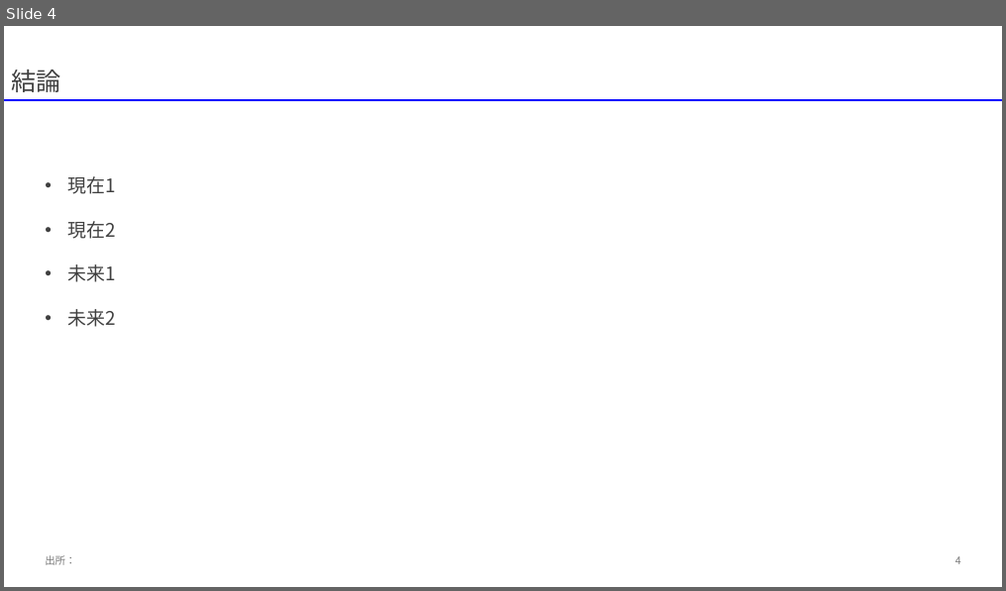
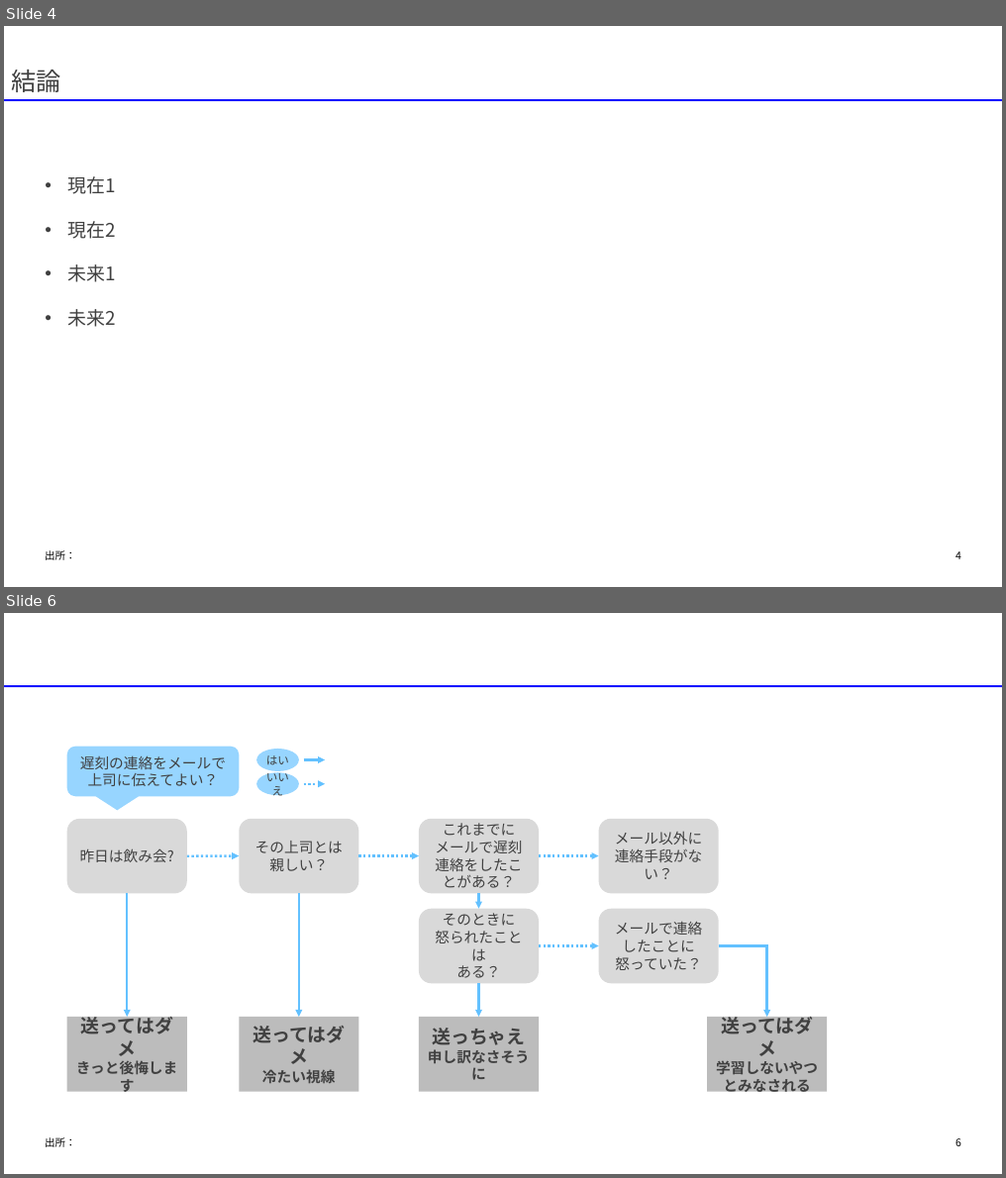
Before and after one commit to yuzucha16/dotfiles, a slide deck: office/Blank.potx. Shown one above the other, each under a label of ours: slide 4 before the commit, slides 4 and 6 after it; the slides between them are not shown. The pictures are 1006x591 and 1006x1178 pixels, drawn with LibreOffice and Linux fonts; fonts in the diff are those of the drawing. Boxes give left, top, right and bottom in pixels: in the first picture for what was removed or moved away, otherwise in the second. Text is boxed around its words. In the diff, an @@ line names an element or a change of style, - is before the commit and + after.

Commit message:
[ppt] Biz UDP font

```diff
--- a/office/Blank.potx
+++ b/office/Blank.potx
@@ slide 6 added at (x1=4, y1=613, x2=1002, y2=1174), background #FFFFFF @@
@@ line added from (4, 686) to (1002, 686), #0000FF 2.25 pt @@
@@ rounded speech box added at (x1=67, y1=747, x2=239, y2=796), fill #97D5FF, 14 pt, text #404040 @@
+遅刻の連絡をメールで上司に伝えてよい？
@@ ellipse added at (x1=257, y1=749, x2=299, y2=771), fill #97D5FF, 11 pt, text #404040 @@
+はい
@@ arrow added from (303, 760) to (325, 760), #63C1FF 2.25 pt @@
@@ ellipse added at (x1=257, y1=772, x2=299, y2=795), fill #97D5FF, 11 pt, text #404040 @@
+いいえ
@@ arrow added from (303, 784) to (325, 784), #63C1FF 2.25 pt dashed @@
@@ rounded rectangle added at (x1=67, y1=819, x2=187, y2=894), fill #D9D9D9, 14 pt, text #404040 @@
+昨日は飲み会?
@@ rounded rectangle added at (x1=239, y1=819, x2=358, y2=894), fill #D9D9D9, 14 pt, text #404040 @@
+その上司とは
+親しい？
@@ rounded rectangle added at (x1=419, y1=819, x2=539, y2=894), fill #D9D9D9, 14 pt, text #404040 @@
+これまでにメールで遅刻連絡をしたことがある？
@@ rounded rectangle added at (x1=598, y1=819, x2=718, y2=894), fill #D9D9D9, 14 pt, text #404040 @@
+メール以外に連絡手段がない？
@@ arrow added from (187, 857) to (239, 857), #63C1FF 2.25 pt dashed @@
@@ arrow added from (358, 857) to (419, 857), #63C1FF 2.25 pt dashed @@
@@ arrow added from (539, 857) to (598, 857), #63C1FF 2.25 pt dashed @@
@@ arrow added from (127, 894) to (127, 1017), #63C1FF 2.25 pt @@
@@ arrow added from (299, 894) to (299, 1017), #63C1FF 2.25 pt @@
@@ rounded rectangle added at (x1=419, y1=909, x2=539, y2=983), fill #D9D9D9, 14 pt, text #404040 @@
+そのときに
+怒られたことは
+ある？
@@ arrow added from (478, 894) to (478, 909), #63C1FF 2.25 pt @@
@@ rounded rectangle added at (x1=598, y1=909, x2=718, y2=983), fill #D9D9D9, 14 pt, text #404040 @@
+メールで連絡したことに怒っていた？
@@ arrow added from (539, 947) to (598, 947), #63C1FF 2.25 pt dashed @@
@@ elbow arrow added from (719, 947) to (767, 1017), #63C1FF 2.25 pt @@
@@ arrow added from (478, 983) to (478, 1017), #63C1FF 2.25 pt @@
@@ rectangle added at (x1=67, y1=1017, x2=187, y2=1092), fill #595959 at 40% opacity, 14 pt, text #404040, bold @@
+送ってはダメ
+きっと後悔します
@@ rectangle added at (x1=239, y1=1017, x2=358, y2=1092), fill #595959 at 40% opacity, 18 pt, text #404040, bold @@
+送ってはダメ
+冷たい視線
@@ rectangle added at (x1=419, y1=1017, x2=539, y2=1092), fill #595959 at 40% opacity, 14 pt, text #404040, bold @@
+送っちゃえ
+申し訳なさそうに
@@ rectangle added at (x1=707, y1=1017, x2=827, y2=1092), fill #595959 at 40% opacity, 14 pt, text #404040, bold @@
+送ってはダメ
+学習しないやつとみなされる
@@ text added at (x1=45, y1=1138, x2=75, y2=1148), 10 pt, text #000000 @@
+出所：
@@ page number added at (x1=955, y1=1139, x2=961, y2=1147), 10 pt, text #000000 @@
+6
@@ slide 4 changed as well @@
@@ text "出所：" at (x1=45, y1=551, x2=75, y2=561): text colour #797979 to #000000; vertical alignment middle to top @@
@@ page number at (x1=955, y1=552, x2=961, y2=560): text colour #797979 to #000000; vertical alignment middle to top @@
```
Also in this commit, not shown: 3 other slides changed, 2 other slides added.
